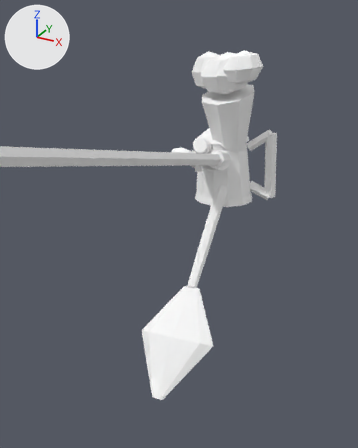
An edit to the Blender file ArtSource/Pedestrians/Blender/CityPedestrianHandProps.blend, drawn before and after from the same camera.
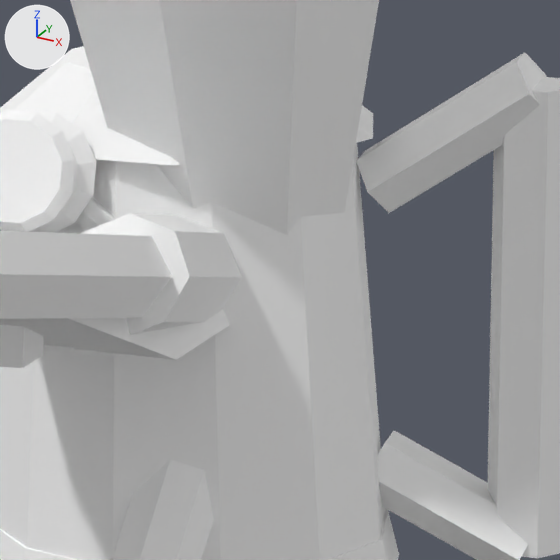
Each version is shown from a camera (50 mm lens) standing at (-0.28, -1.082, 1.369) and looking at (-0.795, -0.145, 0.901), then close up on the part from 55% to 77% of the width and 27% to 44% of the height. Every picture has the same lights, and +X, +Y and +Z are marked at upper left. The last two pictures show the newer version.

Names of what the first close-up shows: 'ACC_BeaterHandle', 'ACC_BouquetWrap', 'ACC_CafeCigaretteEmber', 'ACC_CoffeePotBaseRing', 'ACC_CoffeePotBody', 'ACC_CoffeePotHandleBottom', 'ACC_CoffeePotHandleGrip', 'ACC_CoffeePotHandleTop', 'ACC_CoffeePotLid', 'ACC_CoffeePotSpout', 'ACC_RodButt', 'ACC_RodGrip', 'ACC_RodReel' and 2 more.
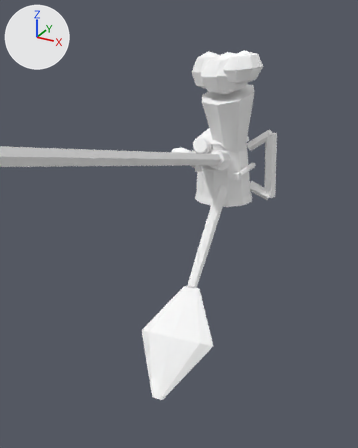
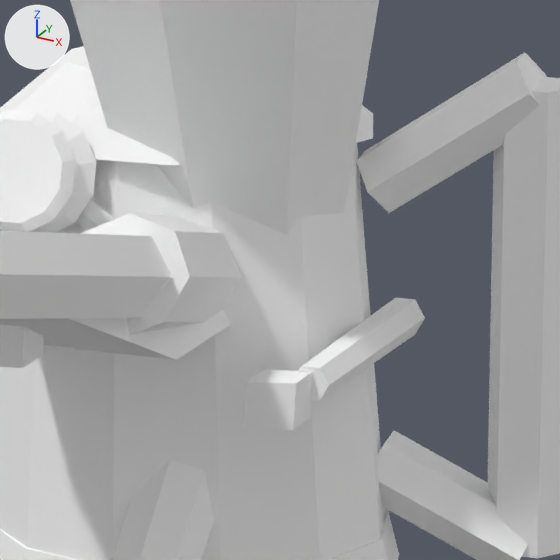
ob_prop_cafecigarette is not drawn itself; it is the parent of ob_acc_cafecigarettefilter, ob_acc_cafecigarette, ob_acc_cafecigaretteember.

The change, as a list of edits to the scene's bpy script:
```text
Change ob_prop_cafecigarette:
    ob_prop_cafecigarette.location: (-0.738, -0.0289, 1.045) -> (-0.681, -0.0289, 1.03)
Change ob_acc_cafecigarettefilter:
    ob_acc_cafecigarettefilter.matrix_parent_inverse: Matrix(((1.0, 0.0, 0.0, 0.738), (0.0, 1.0, 0.0, 0.0289), (0.0, 0.0, 1.0, -1.045), (0.0, 0.0, 0.0, 1.0))) -> Matrix(((1.0, 0.0, 0.0, 0.681), (0.0, 1.0, 0.0, 0.0289), (0.0, 0.0, 1.0, -1.03), (0.0, 0.0, 0.0, 1.0)))
    ob_acc_cafecigarettefilter.location: (-0.738, -0.0289, 1.045) -> (-0.681, -0.0289, 1.03)
Change ob_acc_cafecigarette:
    ob_acc_cafecigarette.matrix_parent_inverse: Matrix(((1.0, 0.0, 0.0, 0.738), (0.0, 1.0, 0.0, 0.0289), (0.0, 0.0, 1.0, -1.045), (0.0, 0.0, 0.0, 1.0))) -> Matrix(((1.0, 0.0, 0.0, 0.681), (0.0, 1.0, 0.0, 0.0289), (0.0, 0.0, 1.0, -1.03), (0.0, 0.0, 0.0, 1.0)))
    ob_acc_cafecigarette.location: (-0.738, -0.0289, 1.045) -> (-0.681, -0.0289, 1.03)
Change ob_acc_cafecigaretteember:
    ob_acc_cafecigaretteember.matrix_parent_inverse: Matrix(((1.0, 0.0, 0.0, 0.738), (0.0, 1.0, 0.0, 0.0289), (0.0, 0.0, 1.0, -1.045), (0.0, 0.0, 0.0, 1.0))) -> Matrix(((1.0, 0.0, 0.0, 0.681), (0.0, 1.0, 0.0, 0.0289), (0.0, 0.0, 1.0, -1.03), (0.0, 0.0, 0.0, 1.0)))
    ob_acc_cafecigaretteember.location: (-0.738, -0.0289, 1.045) -> (-0.681, -0.0289, 1.03)
```

Changed parts and their boxes (x1, y1, x2, y2) in the close-ups (560 x 560 px):
'ACC_CafeCigaretteEmber', moved (mostly hidden before)
    before: (78, 349, 127, 356)
    after: (243, 370, 312, 430)
'ACC_CafeCigarette', moved (not visible before)
    after: (299, 326, 385, 400)
'ACC_CafeCigaretteFilter', moved (not visible before)
    after: (357, 298, 425, 361)
